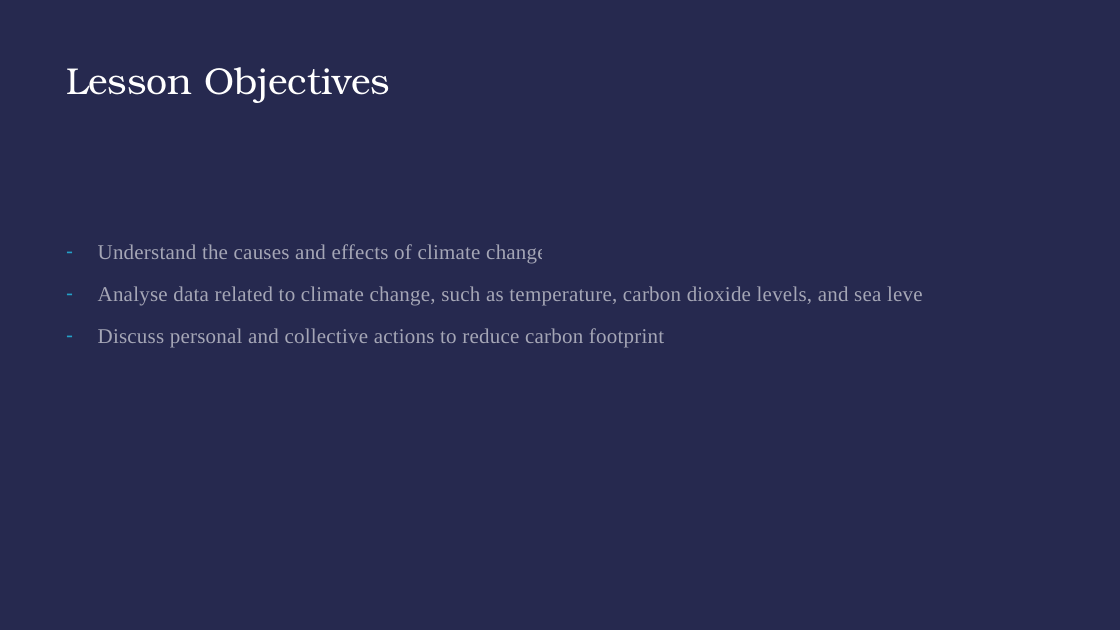
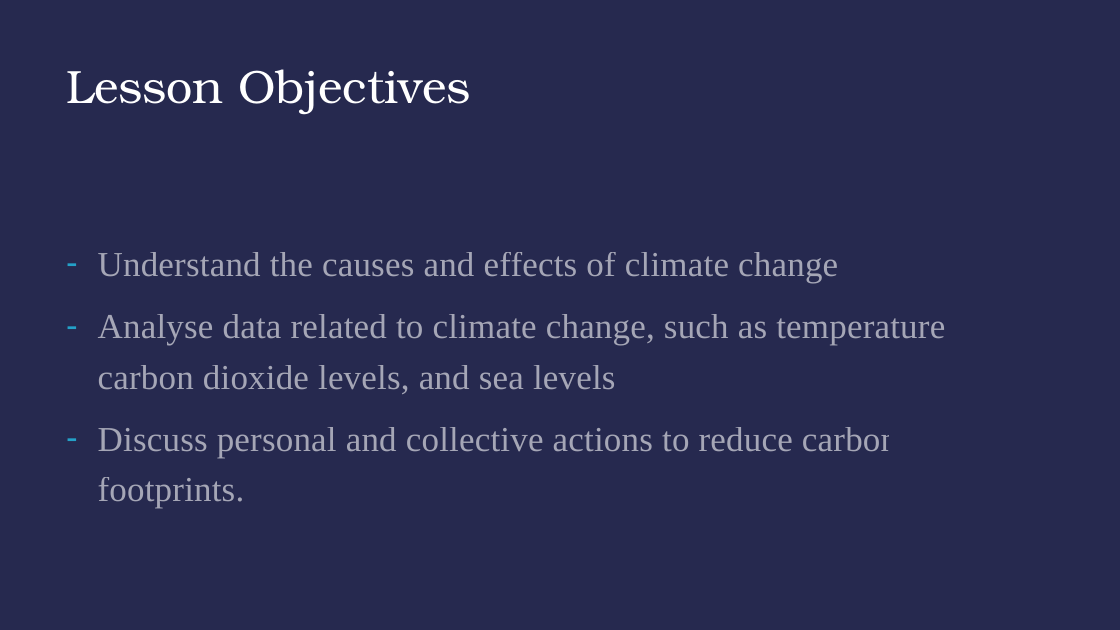
Before and after one commit to nokeeffe2013/Engage-Science-Compsci, a slide deck: slide 5 of Engage_Lesson4/lesson4_climate_slides.pptx (slide 4 before the commit). Drawn at 1120x630 pixels with LibreOffice and Linux fonts; fonts in the diff are those of the drawing. Boxes give left, top, right and bottom in pixels: in the first picture for what was removed or moved away, otherwise in the second. Text is boxed around its words. In the diff, an @@ line names an element or a change of style, - is before the commit and + after.

Commit message:
Add files via upload
Updates Lesson 4 - Teacher feedback

```diff
--- a/Engage_Lesson4/lesson4_climate_slides.pptx
+++ b/Engage_Lesson4/lesson4_climate_slides.pptx
@@ title "Lesson Objectives" at (66,69,471,114): size 32 to 40 pt @@
@@ text "Understand the causes and effects ..." at (98,252,954,509): size 18 to 30 pt @@
```
Also in this commit, not shown: 6 other slides changed, 2 slides added, 1 slide removed, 3 other files.
